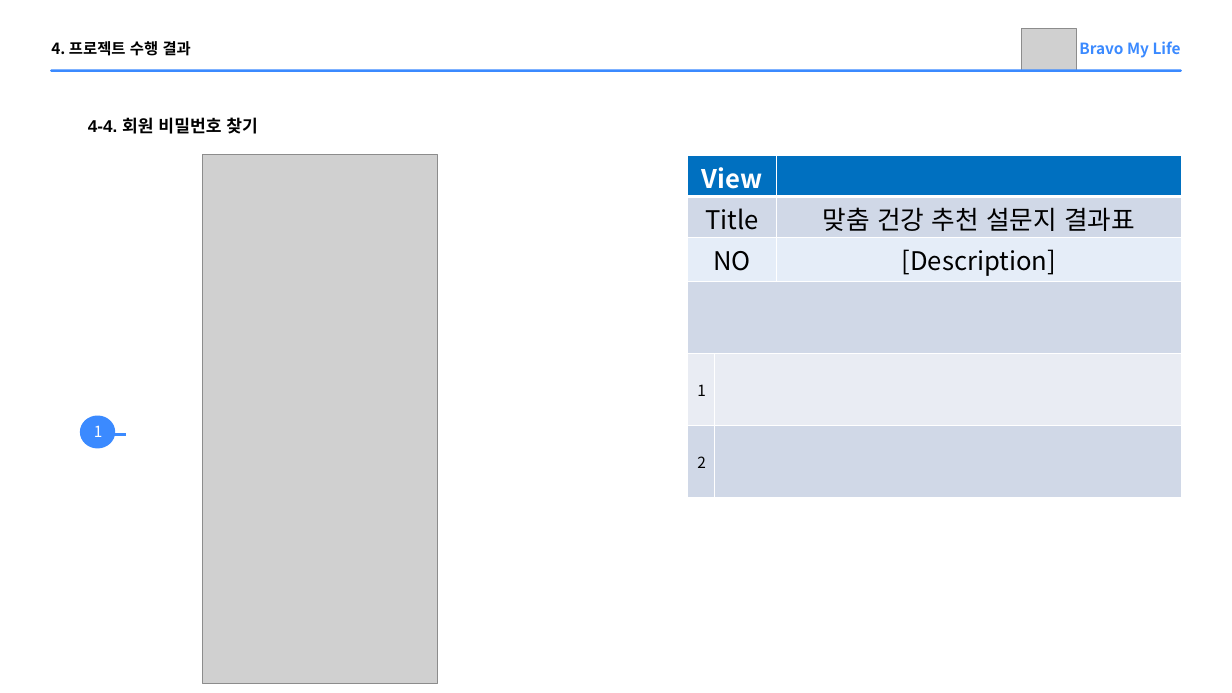
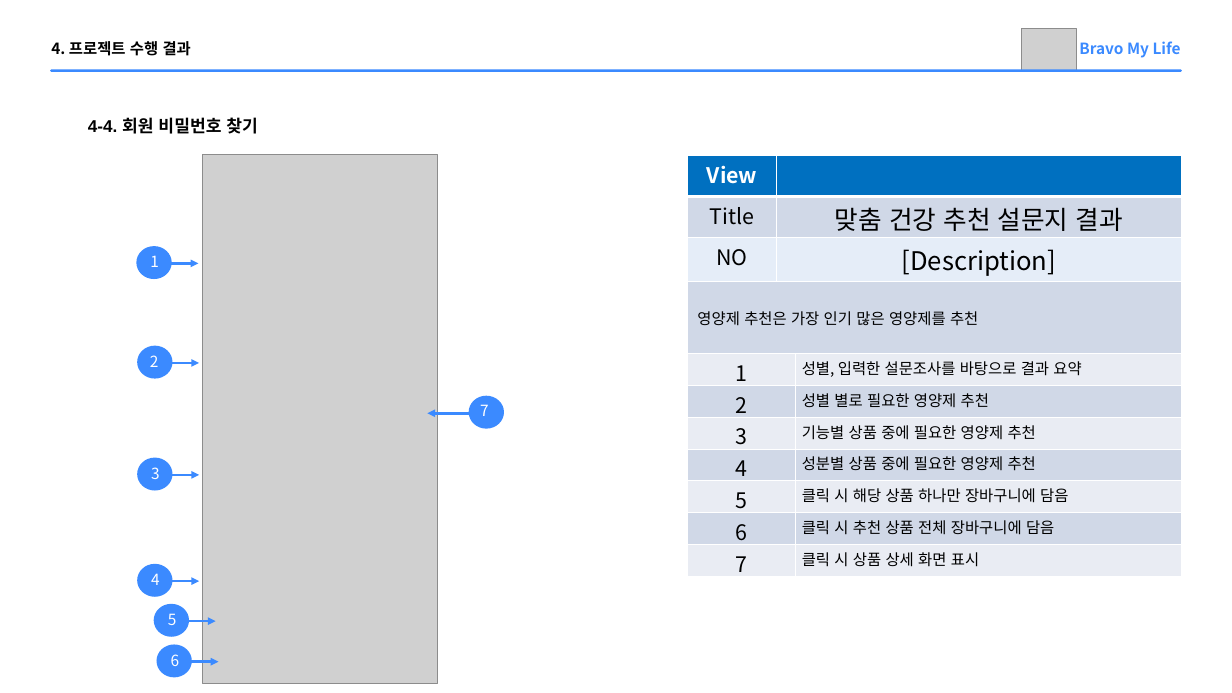
Before and after one commit to Parkjisoo00/ecommerce.saturn, a slide deck: slide 29 of resource/10.prepare/Saturn 미완성.pptx. Drawn at 1232x693 pixels with LibreOffice and Linux fonts; fonts in the diff are those of the drawing; grey boxes stand for pictures. Boxes give left, top, right and bottom in pixels: in the first picture for what was removed or moved away, otherwise in the second. Text is boxed around its words. In the diff, an @@ line names an element or a change of style, - is before the commit and + after.

```diff
--- a/resource/10.prepare/Saturn 미완성.pptx
+++ b/resource/10.prepare/Saturn 미완성.pptx
@@ table removed at (688, 155, 1181, 498), 6 rows, 3 columns @@
-View |  | 
-Title |  | 맞춤 건강 추천 설문지 결과표
-NO |  | [Description]
- |  | 
-1 |  | 
-2 |  | 
@@ table added at (688, 155, 1181, 577), 11 rows, 3 columns @@
+View |  | 
+Title | 맞춤 건강 추천 설문지 결과 | 
+NO | [Description] | 
+영양제 추천은 가장 인기 많은 영양제를 추천 |  | 
+1 |  | 성별, 입력한 설문조사를 바탕으로 결과 요약
+2 |  | 성별 별로 필요한 영양제 추천
+3 |  | 기능별 상품 중에 필요한 영양제 추천
+4 |  | 성분별 상품 중에 필요한 영양제 추천
+5 |  | 클릭 시 해당 상품 하나만 장바구니에 담음
+6 |  | 클릭 시 추천 상품 전체 장바구니에 담음
+7 |  | 클릭 시 상품 상세 화면 표시
@@ 2 texts, 1 freeform shape: place and size @@
-2 texts, 1 freeform shape at (80, 416, 123, 448)
+2 texts, 1 freeform shape at (136, 246, 179, 279)
@@ arrow added from (164, 264) to (198, 264), #3B8AFF 3 pt @@
@@ freeform shape added at (137, 346, 172, 378), fill #3B8AFF @@
@@ text added at (150, 355, 159, 367), 18 pt, text #FFFFFF @@
+2
@@ text added at (171, 356, 180, 361), 18 pt, text #FFFFFF @@
+1
@@ arrow added from (165, 363) to (199, 363), #3B8AFF 3 pt @@
@@ arrow added from (469, 413) to (428, 413), #3B8AFF 3 pt @@
@@ freeform shape added at (469, 395, 504, 428), fill #3B8AFF @@
@@ text added at (480, 404, 489, 416), 18 pt, text #FFFFFF @@
+7
@@ freeform shape added at (137, 458, 172, 490), fill #3B8AFF @@
@@ text added at (151, 467, 160, 479), 18 pt, text #FFFFFF @@
+3
@@ line moved from (103, 434) - (126, 434) to (165, 475) - (199, 475) @@
@@ line (165, 475) - (199, 475): line to arrow @@
@@ text added at (171, 468, 180, 473), 18 pt, text #FFFFFF @@
+1
@@ freeform shape added at (137, 564, 172, 596), fill #3B8AFF @@
@@ text added at (151, 573, 160, 585), 18 pt, text #FFFFFF @@
+4
@@ arrow added from (165, 581) to (199, 581), #3B8AFF 3 pt @@
@@ text added at (171, 574, 180, 579), 18 pt, text #FFFFFF @@
+1
@@ freeform shape added at (153, 604, 188, 636), fill #3B8AFF @@
@@ text added at (168, 613, 177, 625), 18 pt, text #FFFFFF @@
+5
@@ arrow added from (182, 621) to (216, 621), #3B8AFF 3 pt @@
@@ freeform shape added at (156, 644, 192, 677), fill #3B8AFF @@
@@ text added at (171, 654, 180, 666), 18 pt, text #FFFFFF @@
+6
@@ arrow added from (184, 662) to (219, 662), #3B8AFF 3 pt @@
```
Also in this commit, not shown: 15 other slides changed.
